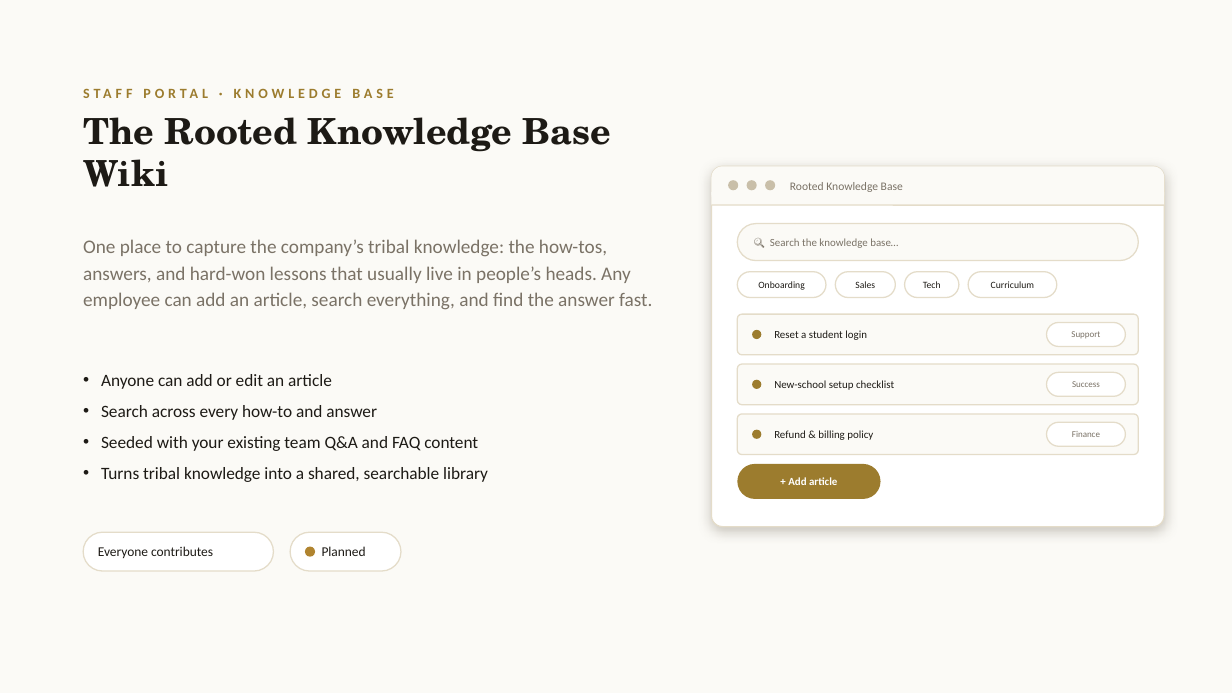
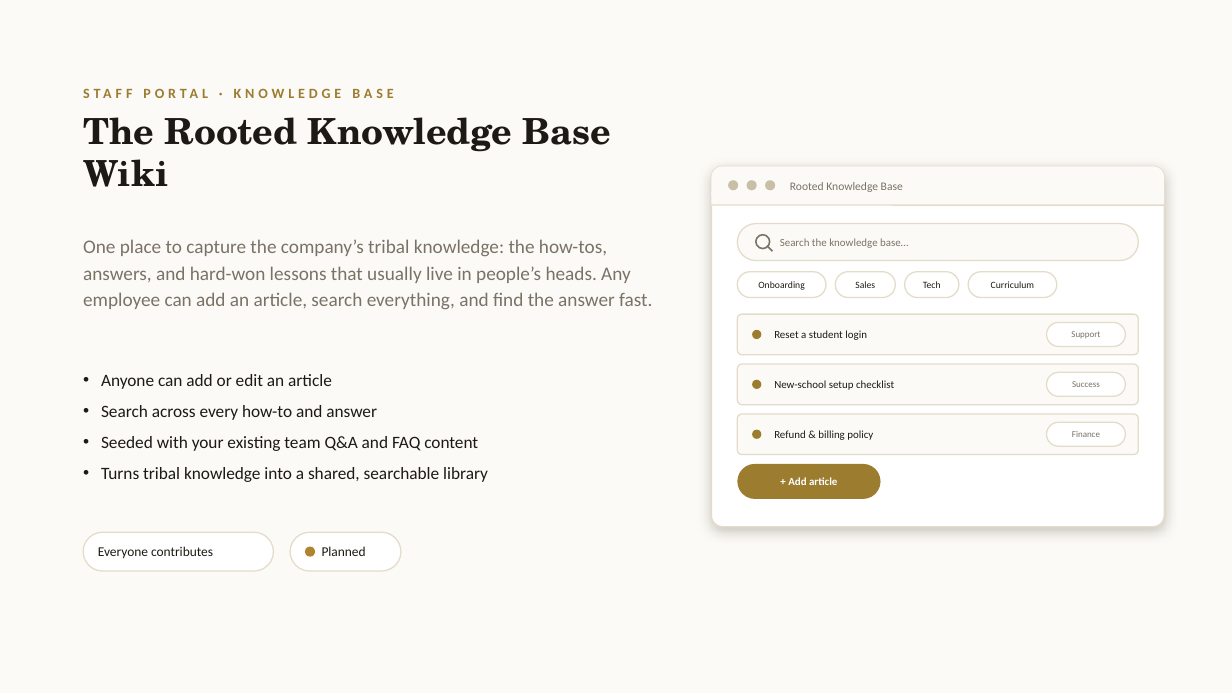
Before and after one commit to arkeo777/Rooted_for_the_Future, a slide deck: slide 16 of Rooted_for_the_Future.pptx. Drawn at 1232x693 pixels with LibreOffice and Linux fonts; fonts in the diff are those of the drawing. Boxes give left, top, right and bottom in pixels: in the first picture for what was removed or moved away, otherwise in the second. Text is boxed around its words. In the diff, an @@ line names an element or a change of style, - is before the commit and + after.

```diff
--- a/Rooted_for_the_Future.pptx
+++ b/Rooted_for_the_Future.pptx
@@ ellipse added at [756,235,770,249], outline #7A7266 1.25 pt @@
@@ text at [780,238,908,248]: text changed @@
-🔍 Search the knowledge base…
+Search the knowledge base…
@@ line added from (767, 246) to (773, 251), #7A7266 1.25 pt @@
```
Also in this commit, not shown: 3 other slides changed, 2 other files.
